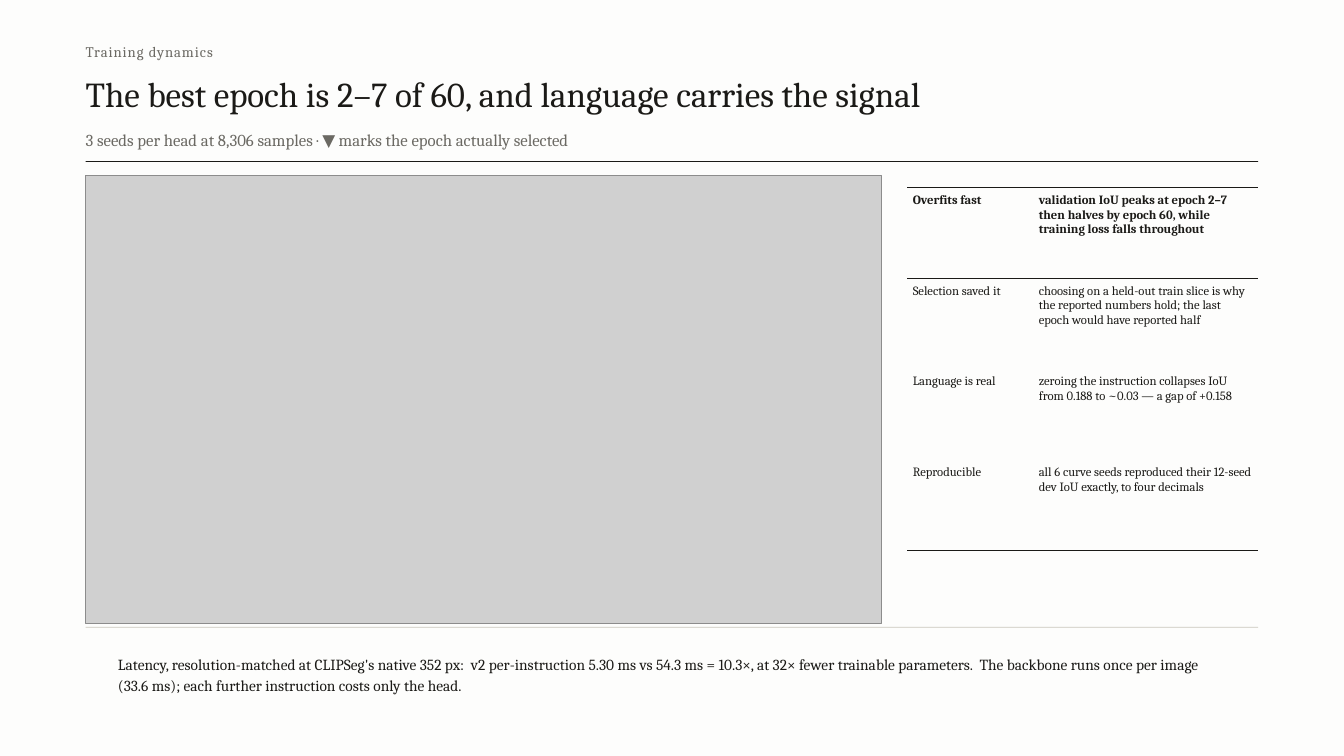
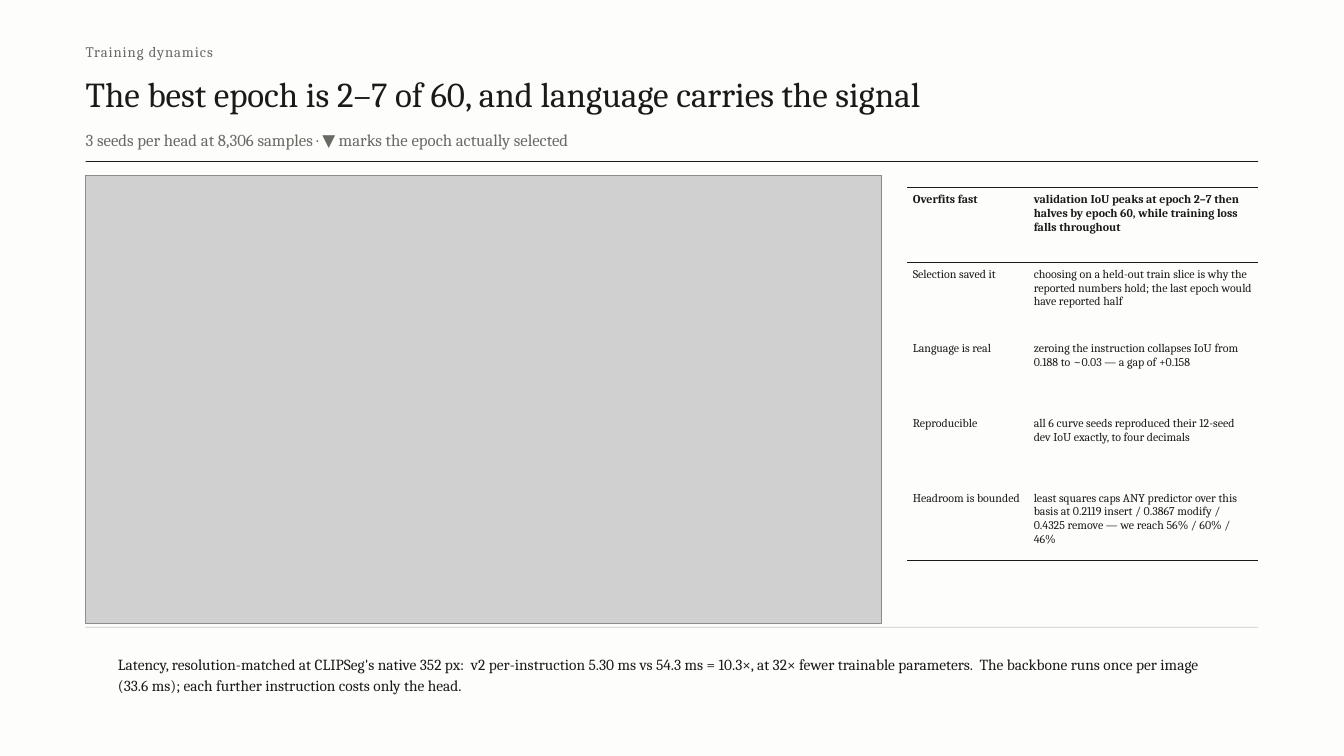
Before and after one commit to Amritha902/edit-region-prediction, a slide deck: slide 9 of deck/ISE_Review1_Final.pptx. Drawn at 1344x756 pixels with LibreOffice and Linux fonts; fonts in the diff are those of the drawing; grey boxes stand for pictures. Boxes give left, top, right and bottom in pixels: in the first picture for what was removed or moved away, otherwise in the second. Text is boxed around its words. In the diff, an @@ line names an element or a change of style, - is before the commit and + after.

```diff
--- a/deck/ISE_Review1_Final.pptx
+++ b/deck/ISE_Review1_Final.pptx
@@ table at (907, 188, 1258, 548) @@
+row 5: Headroom is bounded | least squares caps ANY predictor over this basis at 0.2119 insert / 0.3867 modify / 0.4325 remove — we reach 56% / 60% / 46%
```
Also in this commit, not shown: 1 other slide changed, 2 other files.
